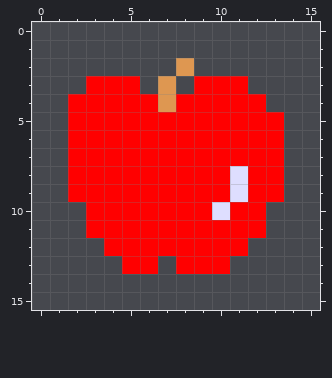
Pixel-art sprite: resources/images/apple.png. Above is the file before it was changed.
The file is 16x16 pixels.
Once edited:
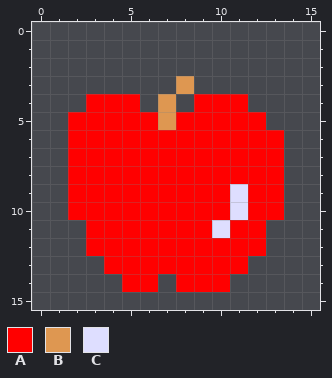
Palette (. is transparent): A #ff0000  B #de9751  C #dedeff
From old to new:
@@ x 0..15 @@
  1 ................
- 2 ........B.......
- 3 ...AAA.B.AAA....
- 4 ..AAAAABAAAAA...
- 5 ..AAAAAAAAAAAA..
+ 2 ................
+ 3 ........B.......
+ 4 ...AAA.B.AAA....
+ 5 ..AAAAABAAAAA...
  6 ..AAAAAAAAAAAA..
  7 ..AAAAAAAAAAAA..
- 8 ..AAAAAAAAACAA..
+ 8 ..AAAAAAAAAAAA..
  9 ..AAAAAAAAACAA..
-10 ...AAAAAAACAA...
-11 ...AAAAAAAAAA...
-12 ....AAAAAAAA....
-13 .....AA.AAA.....
-14 ................
+10 ..AAAAAAAAACAA..
+11 ...AAAAAAACAA...
+12 ...AAAAAAAAAA...
+13 ....AAAAAAAA....
+14 .....AA.AAA.....
 15 ................
Where, in picture pixels (left, top, right, bottom), the same in both pictures:
changed: (68, 58, 284, 292)
